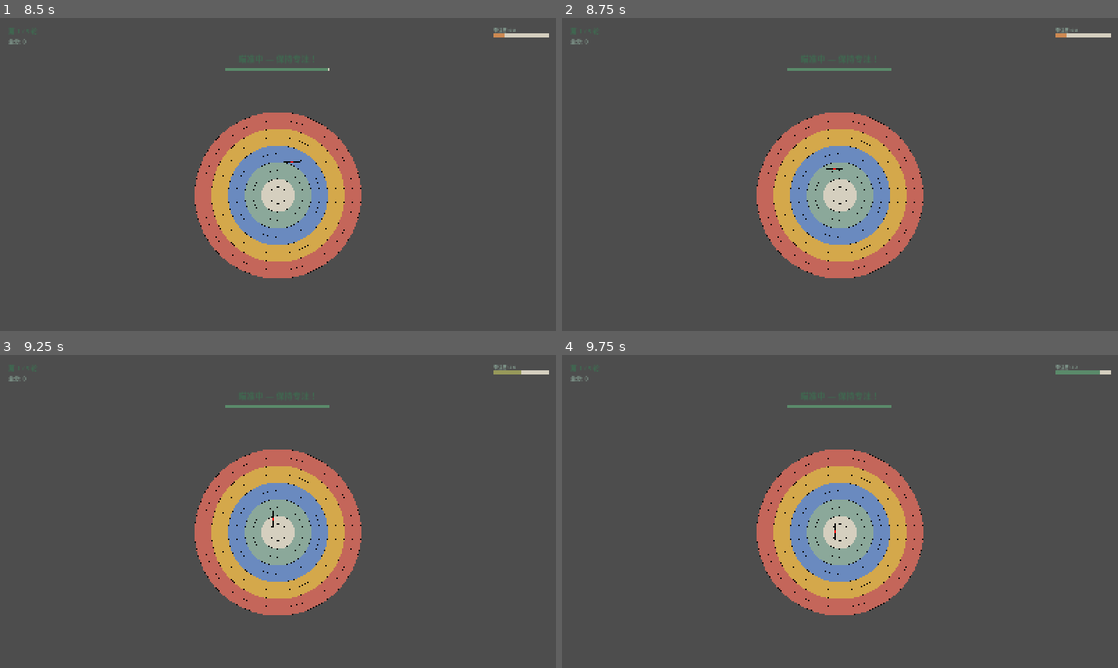
Above: before the commit, frames 1-4 (two rows, left to right).
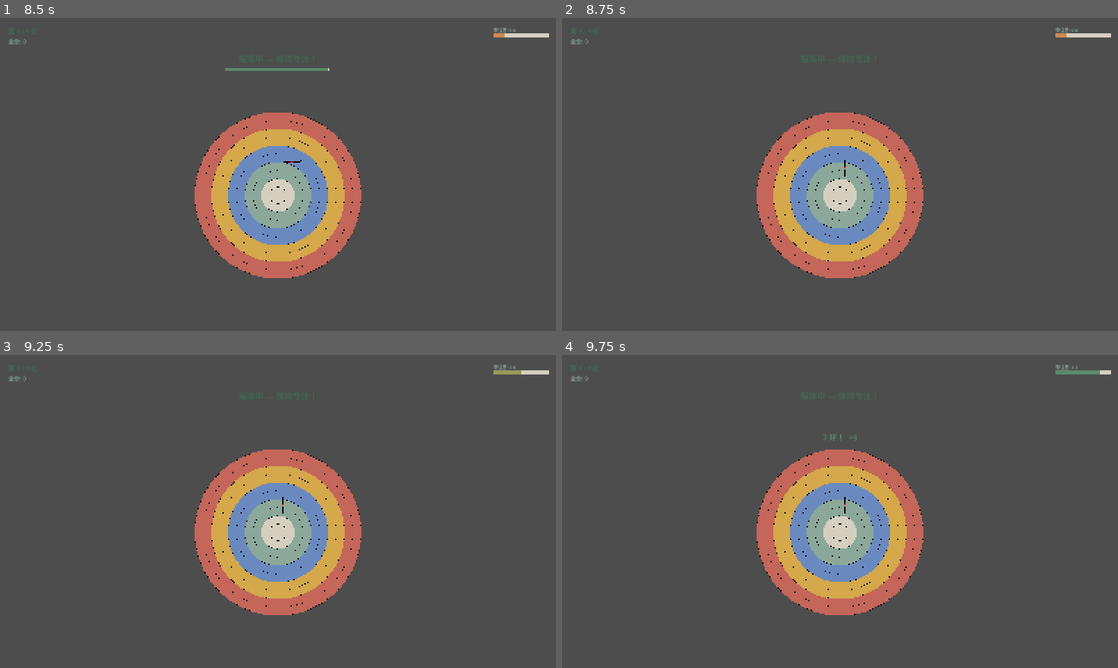
Above: after the commit, the same moments.

Repository: sssd903-tju/MetaBCI_Game
Game: Godot game, scene res://scenes/main_menu/MainMenu.tscn
The game is run twice, just before and just after one commit, with the same random seed, the same clock (stepped at 60 frames per second) and the same inputs.
Inputs (mouse positions are in pixels of both pictures, inside the frame that each line leads up to):
- Up to frame 1 (8.5 s): click (278, 133) at 0.52 s; tap Enter (ui_accept) at 1.25, 1.52, 2, 2.27, 3.77, 4.52, 5, 5.27, 5.75, 6.77, 7.25, 7.52, 8, 8.27 s; hold Up (ui_up) 1.28-2.03 s; tap 1 every 2.25 s from 1.35 to 8.1 s; hold Down (ui_down) 2.03-2.78 s; tap 2 at 2.1, 4.35, 6.6 s; hold Up (ui_up) 2.78-4.28 s; tap 3 at 2.85, 5.1, 7.35 s; hold Down (ui_down) 4.28-6.53 s; hold Up (ui_up) from 6.53 s (still down)
- Up to frame 2 (8.75 s): keep holding Up (ui_up)
- Up to frame 3 (9.25 s): release Up (ui_up) at 8.78 s; hold Down (ui_down) from 8.78 s (still down); tap 2 at 8.85 s
- Up to frame 4 (9.75 s): keep holding Down (ui_down); tap 3 at 9.6 s

Frame 1 is identical in both runs. In frame 2, 0.2% of the frame differs, in the area x 40-60%, y 16-51%; in frame 3, 0.2%; in frame 4, 0.2%, in the area x 4-60%, y 7-60%.
Error before the commit: Parse Error: Cannot infer the type of "path" variable because the value doesn't have a set type. (res://scripts/autoload/AudioManager.gd:44)

Commit message:
fix: path/s 变量类型推断 — 加显式类型注解

Diff:
--- a/scripts/autoload/AudioManager.gd
+++ b/scripts/autoload/AudioManager.gd
@@ -41,7 +41,7 @@
 
 func _load_external(name: String) -> AudioStream:
 	for ext in [".ogg", ".wav", ".mp3"]:
-		var path := AUDIO_DIR + "/" + name + ext
+		var path: String = AUDIO_DIR + "/" + name + ext
 		if ResourceLoader.exists(path):
 			var s: AudioStream = load(path)
 			if s:
@@ -62,7 +62,7 @@
 
 
 func _is_procedural(key: String) -> bool:
-	var s := _sound_cache.get(key)
+	var s: AudioStream = _sound_cache.get(key)
 	return s == null or s.get_class() == "AudioStreamWAV"
 
 
